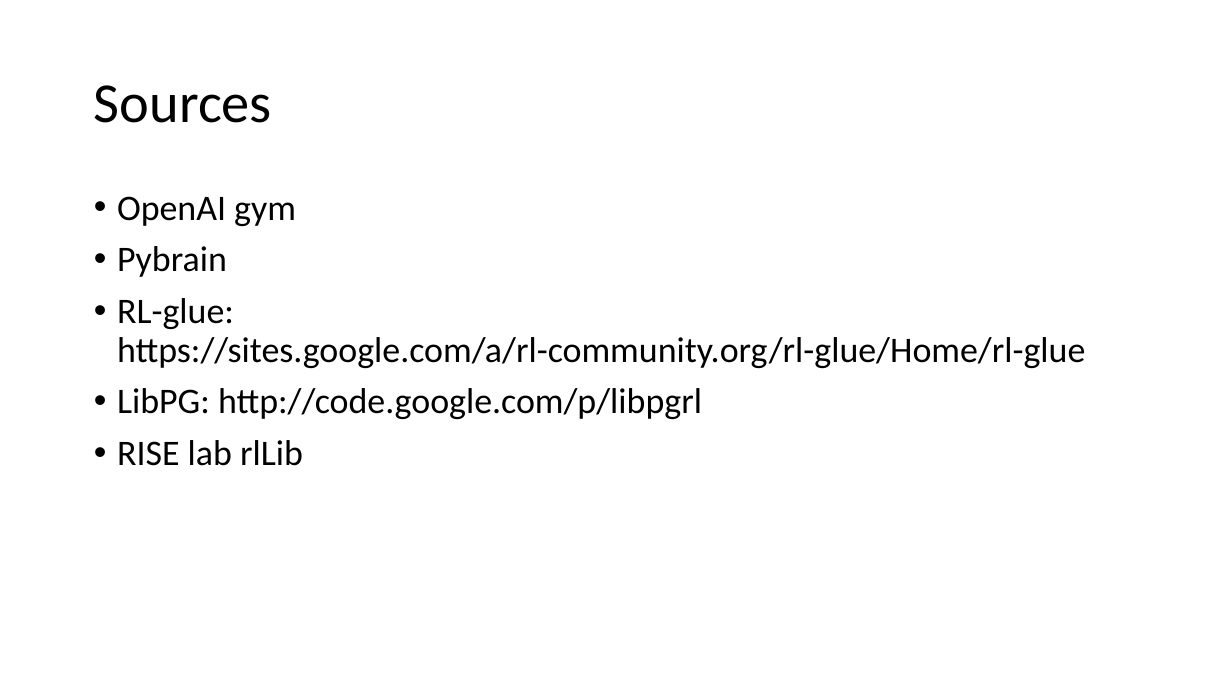
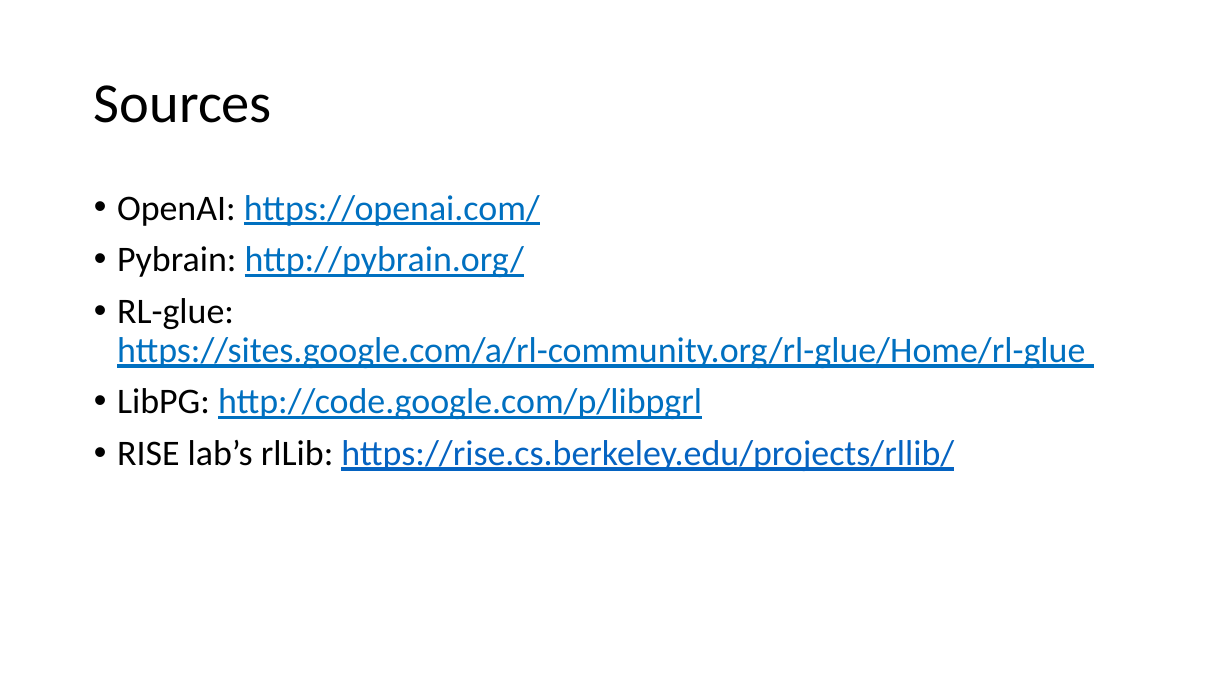
Before and after one commit to microsoft/ICSE2019, a slide deck: slide 18 of Rlearning/RL_ICSE.pptx. Drawn at 1232x693 pixels with LibreOffice and Linux fonts; fonts in the diff are those of the drawing. Boxes give left, top, right and bottom in pixels: in the first picture for what was removed or moved away, otherwise in the second. Text is boxed around its words. In the diff, an @@ line names an element or a change of style, - is before the commit and + after.

```diff
--- a/Rlearning/RL_ICSE.pptx
+++ b/Rlearning/RL_ICSE.pptx
@@ text at box(117, 195, 540, 277): text changed; text colour #000000 to #0070C0 @@
-• OpenAI gym
-• Pybrain
+• OpenAI: https://openai.com/
+• Pybrain: http://pybrain.org/
@@ text at box(117, 298, 1085, 419): text colour #000000 to #0070C0, underline on in "https://sites.google.com/a/rl-community.org/rl-glue/Home/rl- ...", "http://code.google.com/p/libpgrl" @@
@@ text at box(117, 440, 954, 471): text changed; text colour #000000 to #0563C1 @@
-• RISE lab rlLib
+• RISE lab’s rlLib: https://rise.cs.berkeley.edu/projects/rllib/
```
Also in this commit, not shown: 7 other slides changed, 2 slides added, 2 slides removed.
